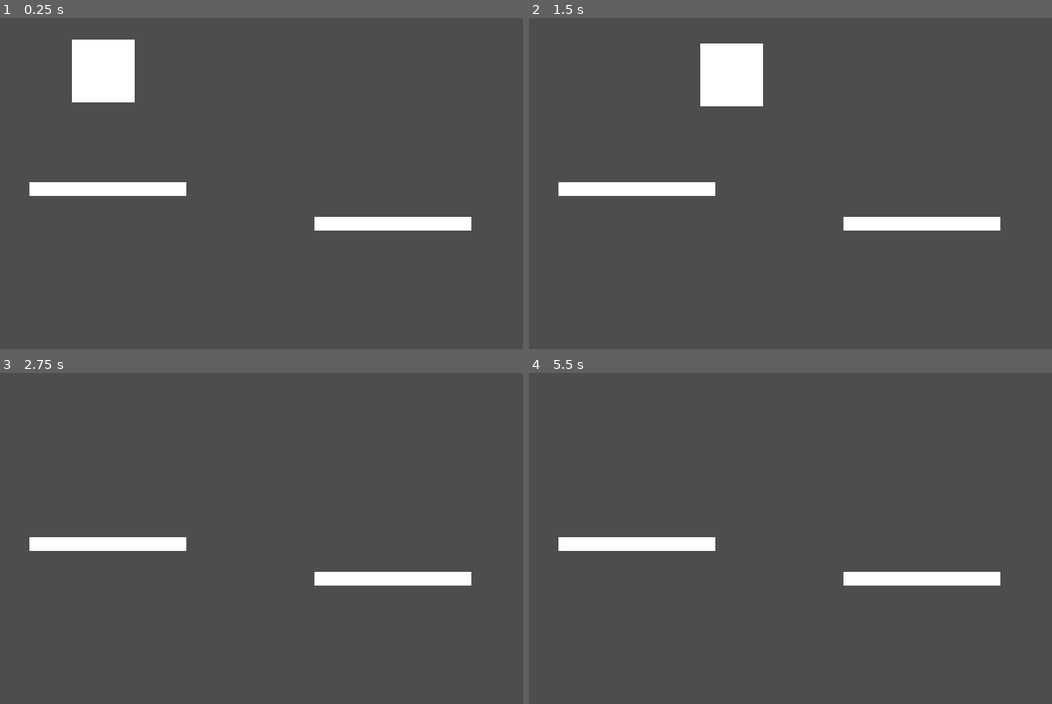
Above: before the commit, frames 1-4 (two rows, left to right).
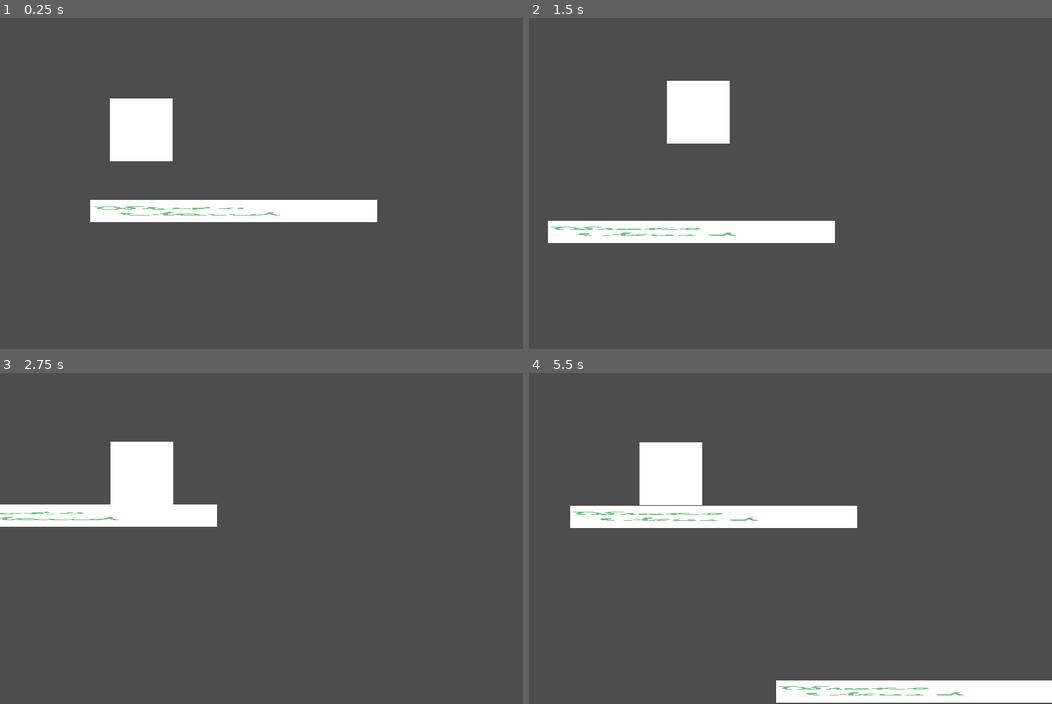
Above: after the commit, the same moments.

Repository: VIxeny/Cloud
Game: Godot game, scene res://scenes/test_player.tscn
The game is run twice, just before and just after one commit, with the same random seed, the same clock (stepped at 60 frames per second) and the same inputs.
Inputs:
- Up to frame 1 (0.25 s): no input
- Up to frame 2 (1.5 s): tap Space (jump) at 0.77 s
- Up to frame 3 (2.75 s): tap Space (jump) at 1.52 s
- Up to frame 4 (5.5 s): tap Space (jump) at 3.02, 3.77, 4.52 s

The runs differ from the first frame. In frame 1, 10% of the frame differs, in the area x 5-91%, y 6-65%; in frame 2, 9.9%; in frame 3, 7.6%; in frame 4, 12%, in the area x 5-100%, y 20-100%.

Commit message:
Основа

Diff:
--- a/CloudTest.tscn
+++ /dev/null
@@ -1,15 +0,0 @@
-[gd_scene load_steps=3 format=3 uid="uid://xq5gcmcgtw3d"]
-
-[ext_resource type="Script" uid="uid://ccdj4tii3qh05" path="res://cloud_test.gd" id="1_djfrv"]
-[ext_resource type="PackedScene" uid="uid://drbsxmcuq8lng" path="res://area_2d.tscn" id="2_ik6bq"]
-
-[node name="Node" type="Node"]
-script = ExtResource("1_djfrv")
-cloudFly = ExtResource("2_ik6bq")
-
-[node name="Timer" type="Timer" parent="."]
-wait_time = 0.745
-one_shot = true
-autostart = true
-
-[connection signal="timeout" from="Timer" to="." method="_on_timer_timeout"]
--- a/cloud_test.gd
+++ /dev/null
@@ -1,16 +0,0 @@
-extends Node
-var dificultyTime = 0
-var arrayx = []
-var shipCount = 1
-@export var cloudFly: PackedScene
-
-
-func _on_timer_timeout() -> void:
-	print("!")
-	var temp = cloudFly.instantiate()
-	temp.position = Vector2(100, 300)
-
-	add_child(temp)
-	temp = cloudFly.instantiate()
-	temp.position = Vector2(300, 500)
-	add_child(temp)
--- /dev/null
+++ b/scenes/CloudTest.tscn
@@ -0,0 +1,8 @@
+[gd_scene load_steps=3 format=3 uid="uid://xq5gcmcgtw3d"]
+
+[ext_resource type="Script" uid="uid://ccdj4tii3qh05" path="res://scripts/cloud_test.gd" id="1_djfrv"]
+[ext_resource type="PackedScene" uid="uid://drbsxmcuq8lng" path="res://scenes/area_2d.tscn" id="2_ik6bq"]
+
+[node name="Node" type="Node"]
+script = ExtResource("1_djfrv")
+cloudFly = ExtResource("2_ik6bq")
--- a/area_2d.tscn
+++ b/scenes/area_2d.tscn
@@ -1,17 +1,18 @@
 [gd_scene load_steps=4 format=3 uid="uid://drbsxmcuq8lng"]
 
-[ext_resource type="Script" uid="uid://bnbqin6r1wku5" path="res://cloudFlat.gd" id="1_dl81w"]
-[ext_resource type="Texture2D" uid="uid://cyukr3ly0ef12" path="res://cloudTest.png" id="1_gf172"]
+[ext_resource type="Script" uid="uid://bnbqin6r1wku5" path="res://scripts/cloudFlat.gd" id="1_dl81w"]
+[ext_resource type="Texture2D" uid="uid://cyukr3ly0ef12" path="res://assets/cloudTest.png" id="1_gf172"]
 
 [sub_resource type="RectangleShape2D" id="RectangleShape2D_dl81w"]
-size = Vector2(141, 142)
+size = Vector2(439, 35)
 
 [node name="StaticBody2D" type="StaticBody2D"]
 script = ExtResource("1_dl81w")
 
 [node name="CollisionShape2D" type="CollisionShape2D" parent="."]
+position = Vector2(-0.5, -0.5)
 shape = SubResource("RectangleShape2D_dl81w")
 
 [node name="Sprite2D" type="Sprite2D" parent="."]
-scale = Vector2(0.375, 0.375)
+scale = Vector2(1.0975, 0.085)
 texture = ExtResource("1_gf172")
--- a/scenes/test_player.tscn
+++ b/scenes/test_player.tscn
@@ -1,40 +1,23 @@
 [gd_scene load_steps=5 format=3 uid="uid://dyesohdtv4cxu"]
 
+[ext_resource type="Script" uid="uid://ccdj4tii3qh05" path="res://scripts/cloud_test.gd" id="1_22uif"]
 [ext_resource type="PackedScene" uid="uid://b4y4bfkgjqr3d" path="res://scenes/player.tscn" id="1_e7mys"]
-[ext_resource type="Texture2D" uid="uid://bpflb4we4ss4b" path="res://assets/Square.png" id="2_0ax77"]
+[ext_resource type="PackedScene" uid="uid://drbsxmcuq8lng" path="res://scenes/area_2d.tscn" id="2_x6lmx"]
 
 [sub_resource type="Curve" id="Curve_0ax77"]
 _limits = [1000.0, 2000.0, 0.0, 10.0]
 _data = [Vector2(0, 500), 0.0, 150.0, 0, 1, Vector2(2, 800), 150.0, 0.0, 1, 0]
 point_count = 2
 
-[sub_resource type="RectangleShape2D" id="RectangleShape2D_e7mys"]
-size = Vector2(239, 20)
-
 [node name="TestPlayer" type="Node"]
+script = ExtResource("1_22uif")
+cloudFly = ExtResource("2_x6lmx")
 
 [node name="player" parent="." instance=ExtResource("1_e7mys")]
 position = Vector2(158, 147)
 power = SubResource("Curve_0ax77")
 
-[node name="StaticBody2D" type="StaticBody2D" parent="."]
-position = Vector2(165, 356)
-
-[node name="CollisionShape2D" type="CollisionShape2D" parent="StaticBody2D"]
-shape = SubResource("RectangleShape2D_e7mys")
-
-[node name="Sprite2D" type="Sprite2D" parent="StaticBody2D"]
-position = Vector2(5.24521e-06, -0.500008)
-scale = Vector2(0.6, 0.0525)
-texture = ExtResource("2_0ax77")
-
-[node name="StaticBody2D2" type="StaticBody2D" parent="."]
-position = Vector2(601, 409)
-
-[node name="CollisionShape2D" type="CollisionShape2D" parent="StaticBody2D2"]
-shape = SubResource("RectangleShape2D_e7mys")
-
-[node name="Sprite2D" type="Sprite2D" parent="StaticBody2D2"]
-position = Vector2(5.24521e-06, -0.500008)
-scale = Vector2(0.6, 0.0525)
-texture = ExtResource("2_0ax77")
+[node name="Camera2D" type="Camera2D" parent="player"]
+position = Vector2(184, 54)
+process_callback = 0
+position_smoothing_enabled = true
--- /dev/null
+++ b/scripts/cloud_test.gd
@@ -0,0 +1,25 @@
+extends Node
+var dificultyTime = 0
+var arrayx = []
+var cloudCount = 0
+var x = 300
+var y = 300
+@export var cloudFly: PackedScene
+
+
+func _ready() -> void:
+	createCloud()
+	createCloud()
+
+func createCloud():
+	cloudCount+=1
+	var temp = cloudFly.instantiate()
+	temp.position = Vector2(x, y)
+	add_child(temp)
+	x += randi_range(300, 700)
+	y += randi_range(250, 500)
+
+
+func _process(delta: float) -> void:
+	if $player.position.x > 500*(cloudCount-1):
+		createCloud()
Renamed: cloudTest.png -> assets/cloudTest.png
Not shown, changed: assets/cloudTest.png.import
Renamed: area_2d.gd -> scripts/area_2d.gd
Renamed: area_2d.gd.uid -> scripts/area_2d.gd.uid
Renamed: cloudFlat.gd -> scripts/cloudFlat.gd
Renamed: cloudFlat.gd.uid -> scripts/cloudFlat.gd.uid
Renamed: cloud_test.gd.uid -> scripts/cloud_test.gd.uid
Renamed: node.gd -> scripts/node.gd
Renamed: node.gd.uid -> scripts/node.gd.uid
